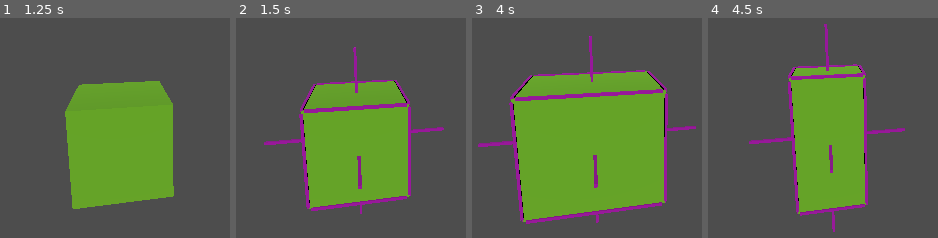
Above: before the commit, frames 1-4 (left to right).
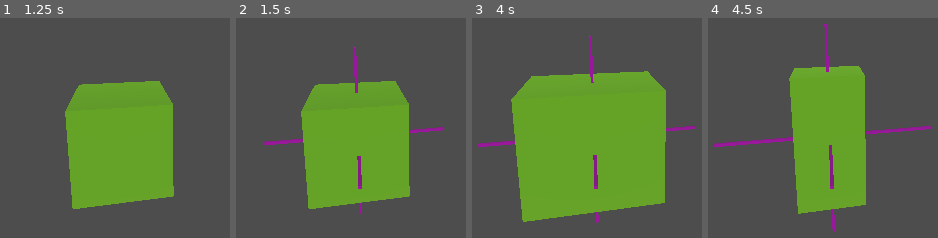
Above: after the commit, the same moments.

Repository: Emeraudia/LetsCraft
Game: Godot game, scene res://Main.tscn
The game is run twice, just before and just after one commit, with the same random seed, the same clock (stepped at 60 frames per second) and the same inputs.
Inputs (mouse positions are in pixels of both pictures, inside the frame that each line leads up to):
- Up to frame 1 (1.25 s): tap Enter at 0.5 s; move the mouse to (outside the picture) at 0.52 s; hold B (B) from 0.53 s (still down); tap N (N) at 0.8 s
- Up to frame 2 (1.5 s): tap Space (anchor) at 1.25 s; move the mouse to (254, 88) at 1.27 s; release B (B) at 1.28 s; tap N (N) at 1.35 s
- Up to frame 3 (4 s): tap O (Plan) at 1.55 s; tap Enter at 2, 3.5 s; move the mouse to (outside the picture) at 2.02 s; hold O (Plan) 2.03-2.78 s; tap Space (anchor) at 2.3, 2.75, 2.85 s; move the mouse to (610, 156) at 2.77 s; click (610, 156) at 3.05 s; move the mouse to (outside the picture) at 3.52 s; press the mouse at (outside the picture) at 3.53 s; tap Up (resize) at 3.8 s
- Up to frame 4 (4.5 s): tap Space (anchor) at 4.25 s; move the mouse to (outside the picture) at 4.27 s; release the mouse at (outside the picture) at 4.28 s; tap Up (resize) at 4.35 s

Frame 1 is identical in both runs. In frame 2, 3.3% of the frame differs, in the area x 27-77%, y 28-88%; in frame 3, 4.5%, in the area x 16-86%, y 23-94%; in frame 4, 3.4%.

Commit message:
fix absorption
déplacement correct
absorption chainée

/!\ vitesse de déplacement multiplié par le nombre de piece sélectionnée

Diff:
--- a/Main.gd
+++ b/Main.gd
@@ -105,8 +105,10 @@
 	if(mode == SelectionMode.On):
 		if(listSelection.find(node) == -1):
 			node.change_color(Color(1, 1, 0, 1.0))
+			node.absorbChild()
 			listSelection.append(node)
 		else:
+			node.absorbChild(false)
 			deselect_piece(node)
 
 func deselect_piece(node):
--- a/create_bloc/anchor.gd
+++ b/create_bloc/anchor.gd
@@ -38,11 +38,11 @@
 
 func _on_area_entered(area):
 	if(!disable and get_parent().get_parent() != area.get_parent().get_parent()):
-		print("OwO")
 		disable = true
 		get_parent().get_parent().addContrainte(area.get_parent().get_parent(),contrainte_dim,contrainte_way)
 
 
 func _on_area_exited(area):
 	if(get_parent().get_parent() != area.get_parent().get_parent()):
-		print("UwU")
+		disable = false
+		get_parent().get_parent().removeContrainte(area.get_parent().get_parent())
--- a/create_bloc/piece.gd
+++ b/create_bloc/piece.gd
@@ -8,6 +8,12 @@
 
 # [pieces contraintes,..]
 var contrainte_list = []
+var canAbsorb = false
+
+enum CONTRAINTE_POSITION {bottom,left,up,right}
+var cr_p = CONTRAINTE_POSITION.bottom
+
+
 
 # Called when the node enters the scene tree for the first time.
 func _ready():
@@ -21,13 +27,14 @@
 func _process(delta):
 	if(Input.is_action_just_pressed("anchor")):
 		var sp = get_pos_size()
-		anchor_modif(sp[1],sp[0])
+		#anchor_modif(sp[1],sp[0])
 		antene_modif(sp[1],sp[0])
 	if(Input.is_action_just_pressed("resize")):
 		resize()
 
 	if(enter && Input.is_action_just_pressed("click_gauche")):
 		emit_signal("clicked",self)
+
 
 func anchor_modif(piece_size,pos):
 	for decay in $AnchorListe.get_children():
@@ -120,7 +127,7 @@
 	var val = get_pos_size()
 	pos = val[0]
 	size = val[1]
-	anchor_modif(size,pos)
+	#anchor_modif(size,pos)
 	antene_modif(size,pos)
 
 func get_pos_size():
@@ -161,14 +168,15 @@
 		mesh.get_child(0).material_override = newMaterial
 
 #relocalise la piece a la positon p
-func setPos(p,mouvementcontraint = false):
+func setPos(p,listeContrainteBouger = []):
 	position.x = position.x+p[0]
 	position.y = position.y+p[1]
 	position.z = position.z+p[2]
 
-	if(!mouvementcontraint):
-		for contr in contrainte_list:
-			contr.setPos(p,true)
+	listeContrainteBouger.append(self)
+	for cr in contrainte_list:
+		if cr not in listeContrainteBouger:
+			cr.setPos(p,listeContrainteBouger)
 
 
 func getPosPlan():
@@ -176,4 +184,33 @@
 
 
 func addContrainte(area,dim,way):
-	contrainte_list.append(area)
+	print(self," : ",canAbsorb)
+	if(!contrainte_list.has(area)):
+		if(canAbsorb):
+			#écarte entre les 2 pieces
+			var p = Vector3()
+			var dist = sqrt(pow(area.position[dim]-position[dim],2))
+			var x = dist - (area.get_pos_size()[1][dim] + get_pos_size()[1][dim])/2
+			p[dim] = way*(x)
+			#centrage des piece selon les autres dimension
+			var other_dim = [0,1,2]
+			other_dim.erase(dim)
+			for dim_iter in other_dim:
+				p[dim_iter] = area.position[dim_iter]-position[dim_iter]
+			setPos(p)
+			area.absorbChild(true,[self])
+		contrainte_list.append(area)
+		print(contrainte_list)
+
+func removeContrainte(area):
+	area.canAbsorb = false
+	contrainte_list.erase(area)
+	print(contrainte_list)
+
+
+func absorbChild(value = true, listAbsorb = []):
+	if self not in listAbsorb:
+		canAbsorb = value
+		listAbsorb.append(self)
+		for cr in contrainte_list:
+			cr.absorbChild(value,listAbsorb)
